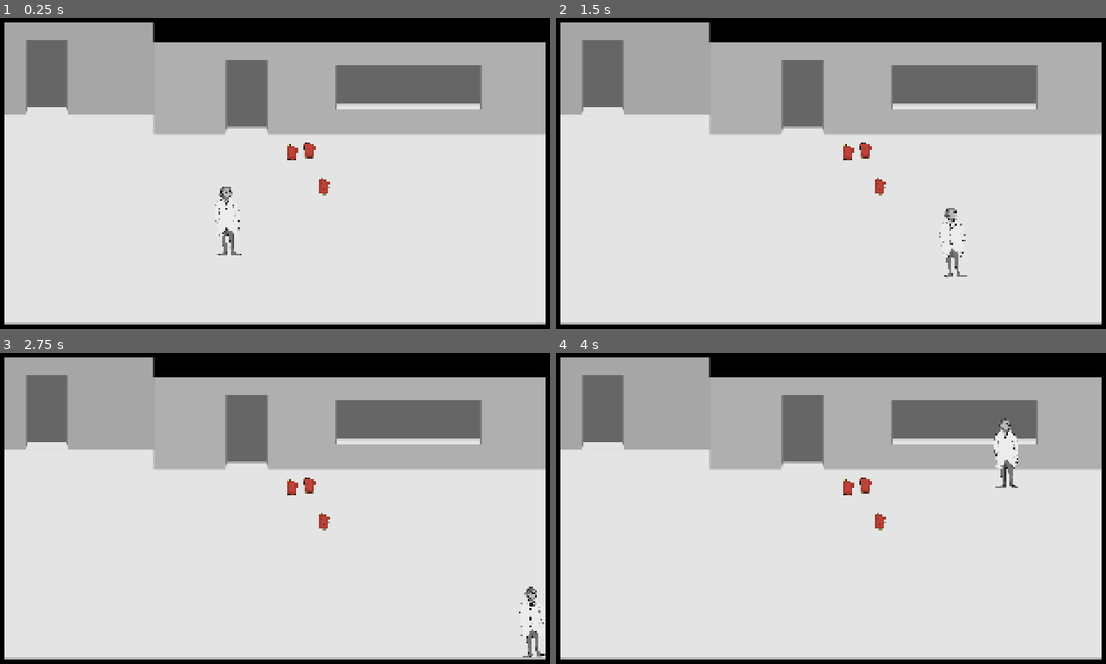
Above: before the commit, frames 1-4 (two rows, left to right).
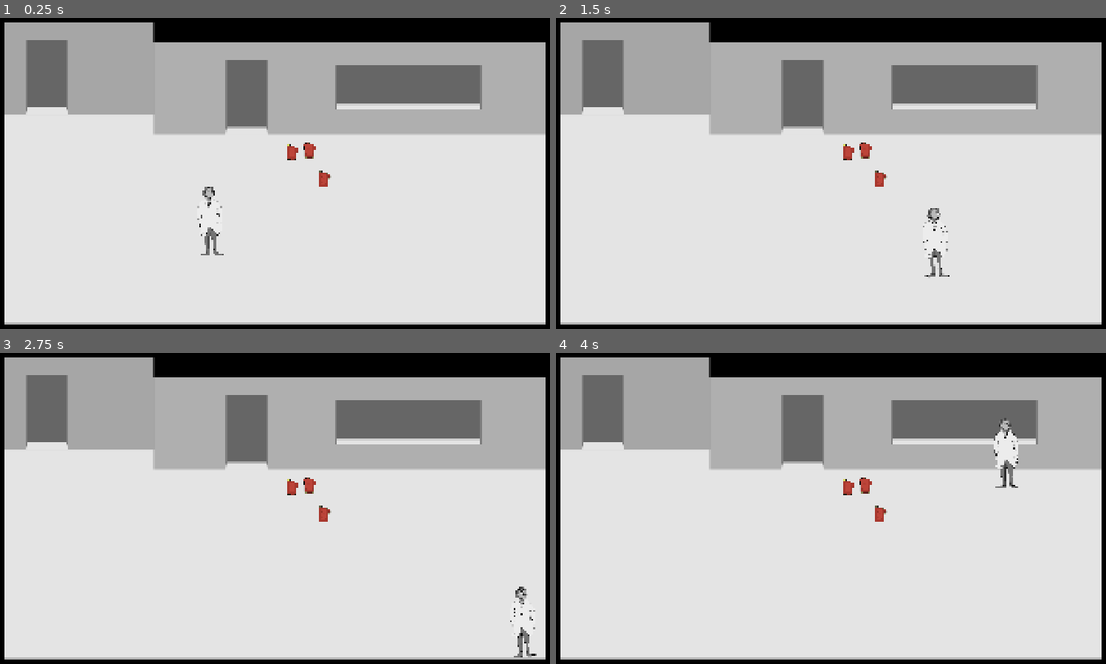
Above: after the commit, the same moments.

Repository: Kurdayy/The-Cure
Game: Godot game, scene res://Scenes/main_scene.tscn
Two runs of this game, one before a commit and one after it. Both use one fixed random seed, a clock stepped at 60 frames per second and the inputs below.
Inputs (mouse positions are in pixels of both pictures, inside the frame that each line leads up to):
- Up to frame 1 (0.25 s): no input
- Up to frame 2 (1.5 s): tap Enter at 0.5 s; move the mouse to (963, 157) at 0.52 s; hold D (move_right) 0.53-1.28 s; click (963, 157) at 0.6 s; move the mouse to (710, 192) at 1.27 s; hold S (move_down) from 1.28 s (still down); click (710, 192) at 1.35 s
- Up to frame 3 (2.75 s): tap Space at 2 s; move the mouse to (335, 436) at 2.02 s; release S (move_down) at 2.03 s; hold D (move_right) from 2.03 s (still down); click (335, 436) at 2.1 s
- Up to frame 4 (4 s): move the mouse to (803, 576) at 2.77 s; release D (move_right) at 2.78 s; hold W (move_up) 2.78-3.53 s; click (803, 576) at 2.85 s; move the mouse to (1007, 561) at 3.52 s; hold A (move_left) from 3.53 s (still down); click (1007, 561) at 3.6 s

The runs differ from the first frame. In frame 1, 0.6% of the frame differs, in the area x 35-61%, y 49-77%; in frame 2, 0.6%; in frame 3, 0.6%; in frame 4, 0.1%.

Commit message:
elevators + their transitions added
be good to add sound and stuff for animations

Diff:
--- a/Scenes/Items/obj_example.tscn
+++ b/Scenes/Items/obj_example.tscn
@@ -4,15 +4,17 @@
 [ext_resource type="Script" uid="uid://dph1f8fanmquc" path="res://Scripts/object_interactable.gd" id="2_4wd6q"]
 
 [sub_resource type="RectangleShape2D" id="RectangleShape2D_6wnjr"]
-size = Vector2(113.778, 128)
+size = Vector2(85.3333, 89.6)
 
 [node name="obj_example" type="Sprite2D"]
+position = Vector2(0, 24)
 scale = Vector2(0.5625, 0.625)
 texture = ExtResource("1_xgon7")
+offset = Vector2(0, -38.4)
 script = ExtResource("2_4wd6q")
 
 [node name="obj_col" type="Area2D" parent="."]
 
 [node name="CollisionShape2D" type="CollisionShape2D" parent="obj_col"]
-position = Vector2(0, -6.10352e-05)
+position = Vector2(0, -32)
 shape = SubResource("RectangleShape2D_6wnjr")
--- /dev/null
+++ b/Scenes/Prefabs/elevator_transition.tscn
@@ -0,0 +1,9 @@
+[gd_scene load_steps=2 format=3 uid="uid://c8k7bs1h24rt5"]
+
+[ext_resource type="Script" uid="uid://d1blb7hth4jxb" path="res://Scripts/elevator_transition.gd" id="1_vyop7"]
+
+[node name="elevator_transition" type="ColorRect"]
+offset_right = 1920.0
+offset_bottom = 1080.0
+color = Color(0, 0, 0, 1)
+script = ExtResource("1_vyop7")
--- /dev/null
+++ b/Scenes/Prefabs/obj_elevator.tscn
@@ -0,0 +1,29 @@
+[gd_scene load_steps=4 format=3 uid="uid://co0qn64mooqb6"]
+
+[ext_resource type="Texture2D" uid="uid://bqf32lunaavvk" path="res://Sprites/fuel.png" id="1_8x5lg"]
+[ext_resource type="Script" uid="uid://ctkckvjbca3vs" path="res://Scenes/Rooms/room_c/obj_elevator.gd" id="2_5pf5p"]
+
+[sub_resource type="RectangleShape2D" id="RectangleShape2D_6wnjr"]
+size = Vector2(80, 34.4615)
+
+[node name="obj_elevator_up" type="Sprite2D"]
+position = Vector2(-1, 93)
+scale = Vector2(1.75, 2.4375)
+texture = ExtResource("1_8x5lg")
+offset = Vector2(0.571429, -38.1538)
+script = ExtResource("2_5pf5p")
+
+[node name="obj_col" type="Area2D" parent="."]
+
+[node name="CollisionShape2D" type="CollisionShape2D" parent="obj_col"]
+position = Vector2(0, -16.4103)
+shape = SubResource("RectangleShape2D_6wnjr")
+
+[node name="RichTextLabel" type="RichTextLabel" parent="."]
+offset_left = -37.0
+offset_top = -49.0
+offset_right = 46.0
+offset_bottom = -9.0
+text = "ELEVATOR"
+fit_content = true
+scroll_active = false
--- /dev/null
+++ b/Scenes/Rooms/room_c/obj_elevator.gd
@@ -0,0 +1,30 @@
+extends Object_Interactable
+
+@export var room_to: String = ""
+@export var transition_id: int = 0
+@export var transition_offset: Vector2 = Vector2(0, 0)
+@onready var transition_mask = preload("res://Scenes/Prefabs/transition.tscn")
+@onready var room_from: Room:
+	get:
+		var parent = self.get_parent()
+		while parent is not Room:
+			parent = parent.get_parent()
+		return parent
+
+
+func on_interact(player: CharacterBody2D):
+	var diff: Vector2 = Global.player.global_position - global_position
+	if diff.length() > max_interact_dist:
+		return
+
+	if Global.GlobalFlags[Global.Flag.KeycardObtained]:
+		Global.gui_control.elevator_transition(transition_load, transition_finish)
+		Global.player.input_enabled = false
+
+
+func transition_load():
+	Global.room_manager.room_transition(room_from, room_to, transition_id, transition_offset)
+
+func transition_finish():
+	Global.player.input_enabled = true
+	Global.player.remove_interactable(self)
--- /dev/null
+++ b/Scenes/gui_controller.gd
@@ -0,0 +1,17 @@
+extends Control
+class_name GUI_Controller
+
+var callback: Callable
+var transition_time: float = 2
+var time_elapsed: float = 0
+var fade_in: bool = true
+var transition_object
+@onready var transition_prefab = preload("res://Scenes/Prefabs/elevator_transition.tscn")
+
+
+func elevator_transition(transition_callback: Callable, finish_callback: Callable,):
+	print("elevator transition called")
+	transition_object = transition_prefab.instantiate()
+	transition_object.finish_callback = finish_callback
+	transition_object.transition_callback = transition_callback
+	add_child(transition_object)
--- a/Scenes/main_scene.tscn
+++ b/Scenes/main_scene.tscn
@@ -16,6 +16,7 @@
 [ext_resource type="Script" uid="uid://c1rbfreb0e7e7" path="res://Scripts/main_camera.gd" id="13_ioaeq"]
 [ext_resource type="PackedScene" uid="uid://bpqtn6drelxa" path="res://Scenes/Rooms/room_d/room_d_corner.tscn" id="13_psl12"]
 [ext_resource type="PackedScene" uid="uid://c2x2hss4usgk0" path="res://Scenes/Rooms/room_d/room_d_boiler.tscn" id="14_2ebs2"]
+[ext_resource type="Script" uid="uid://oskfgolfvi7b" path="res://Scenes/gui_controller.gd" id="17_psl12"]
 
 [node name="MainScene" type="Node2D"]
 
@@ -24,48 +25,68 @@
 current_room = NodePath("room_c_lab0")
 
 [node name="room_b_hall0" parent="RoomManager" instance=ExtResource("6_maf8m")]
-position = Vector2(-1920, -1592)
-camera_locked = true
-room_height = 1080
+position = Vector2(3968, 0)
 
 [node name="room_b_hall1" parent="RoomManager" instance=ExtResource("7_huasi")]
-position = Vector2(0, -1080)
+position = Vector2(5952, 0)
 
 [node name="room_b_mng" parent="RoomManager" instance=ExtResource("8_m1efj")]
-position = Vector2(-3840, -1080)
+position = Vector2(1984, 0)
 
 [node name="room_b_arm" parent="RoomManager" instance=ExtResource("6_huasi")]
-position = Vector2(-1920, -512)
+z_index = 1152
+position = Vector2(3968, 1152)
 
 [node name="room_c_hall1" parent="RoomManager" instance=ExtResource("7_m1efj")]
-position = Vector2(0, 1080)
+z_index = 2304
+position = Vector2(7936, 2304)
 
 [node name="room_c_hall0" parent="RoomManager" instance=ExtResource("8_mai8y")]
-position = Vector2(-1920, 568)
+z_index = 2304
+position = Vector2(5952, 2304)
 
 [node name="room_c_closet" parent="RoomManager" instance=ExtResource("8_76v2p")]
+z_index = 1152
+position = Vector2(7936, 1152)
 
 [node name="room_c_lab0" parent="RoomManager" instance=ExtResource("9_drdnd")]
-position = Vector2(-1920, 1648)
+z_index = 2304
+position = Vector2(3968, 2304)
 
 [node name="room_c_lab1" parent="RoomManager" instance=ExtResource("10_ioaeq")]
-position = Vector2(-3840, 1072)
+z_index = 2304
+position = Vector2(1984, 2304)
 
 [node name="room_d_death" parent="RoomManager" instance=ExtResource("11_drdnd")]
-position = Vector2(-5760, 1080)
+z_index = 2160
+position = Vector2(0, 2160)
 
 [node name="room_d_hall0" parent="RoomManager" instance=ExtResource("12_gnsmo")]
-position = Vector2(-1920, 2728)
+z_index = 3456
+position = Vector2(1984, 3456)
 
 [node name="room_d_corner" parent="RoomManager" instance=ExtResource("13_psl12")]
-position = Vector2(-3840, 2152)
+z_index = 3456
+position = Vector2(0, 3456)
 
 [node name="room_d_boiler" parent="RoomManager" instance=ExtResource("14_2ebs2")]
-position = Vector2(0, 2160)
+z_index = 3456
+position = Vector2(3968, 3456)
 
 [node name="player_character" parent="." instance=ExtResource("2_jv6wh")]
-position = Vector2(-1112, 2440)
+position = Vector2(4720, 3096)
 
 [node name="MainCamera" type="Camera2D" parent="."]
 anchor_mode = 0
 script = ExtResource("13_ioaeq")
+
+[node name="GUI" type="CanvasLayer" parent="."]
+process_mode = 3
+layer = 2
+
+[node name="GUIController" type="Control" parent="GUI"]
+layout_mode = 3
+anchors_preset = 0
+offset_right = 1920.0
+offset_bottom = 1080.0
+script = ExtResource("17_psl12")
--- a/Scenes/rooms/room_b/room_b_hall0.tscn
+++ b/Scenes/rooms/room_b/room_b_hall0.tscn
@@ -1,8 +1,9 @@
-[gd_scene load_steps=6 format=3 uid="uid://hdfv4uqe4353"]
+[gd_scene load_steps=7 format=3 uid="uid://hdfv4uqe4353"]
 
 [ext_resource type="Script" uid="uid://c1mx7iv3y3lcp" path="res://Scripts/room.gd" id="1_qyikc"]
 [ext_resource type="Texture2D" uid="uid://bs8umcl1h2337" path="res://Backgrounds/bg_b_hall0.png" id="2_p15v1"]
 [ext_resource type="PackedScene" uid="uid://nog261mv5dii" path="res://Scenes/Prefabs/transition.tscn" id="3_6iyp8"]
+[ext_resource type="PackedScene" uid="uid://co0qn64mooqb6" path="res://Scenes/Prefabs/obj_elevator.tscn" id="4_nu55q"]
 
 [sub_resource type="NavigationPolygon" id="NavigationPolygon_oq0nc"]
 vertices = PackedVector2Array(1130, 877.922, 98, 885.922, 98, 806, 670, 626, 1450, 626, 1450, 602, 1526, 602, 1526, 626, 1910, 626, 1910, 878, 1198, 878, 1198, 910, 1130, 910, 10, 806, 10, 698, 98, 698, 602, 626, 98, 626, 670, 602, 602, 602)
@@ -13,8 +14,6 @@
 
 [node name="room_b_hall0" type="Node2D"]
 script = ExtResource("1_qyikc")
-camera_locked = null
-room_height = null
 metadata/_custom_type_script = "uid://c1mx7iv3y3lcp"
 
 [node name="background" type="Sprite2D" parent="."]
@@ -33,6 +32,7 @@
 position = Vector2(1490, 600)
 room_to = "room_c_hall0"
 point_to_id = 2
+locked = true
 
 [node name="t2" parent="transitions" instance=ExtResource("3_6iyp8")]
 position = Vector2(16, 752)
@@ -64,6 +64,13 @@
 [node name="CollisionPolygon2D2" type="CollisionPolygon2D" parent="room_collision"]
 polygon = PackedVector2Array(0, 680, 48, 680, 48, 608, 568, 608, 568, 576, 704, 576, 704, 608, 1424, 608, 1424, 576, 1560, 576, 1560, 608, 1920, 608, 1920, 0, 0, 0)
 
+[node name="interactables" type="Node2D" parent="."]
+
+[node name="obj_elevator_up" parent="interactables" instance=ExtResource("4_nu55q")]
+position = Vector2(1488, 584)
+room_to = "room_c_hall0"
+transition_id = 2
+
 [editable path="transitions/t0"]
 [editable path="transitions/t2"]
 [editable path="transitions/t3"]
--- a/Scenes/rooms/room_c/room_c_hall0.tscn
+++ b/Scenes/rooms/room_c/room_c_hall0.tscn
@@ -1,8 +1,9 @@
-[gd_scene load_steps=5 format=3 uid="uid://bj6cmk8i1h2lw"]
+[gd_scene load_steps=6 format=3 uid="uid://bj6cmk8i1h2lw"]
 
 [ext_resource type="Script" uid="uid://c1mx7iv3y3lcp" path="res://Scripts/room.gd" id="1_s0w54"]
 [ext_resource type="Texture2D" uid="uid://dlrq6urofnf7" path="res://Backgrounds/bg_c_hall0.png" id="2_s0w54"]
 [ext_resource type="PackedScene" uid="uid://nog261mv5dii" path="res://Scenes/Prefabs/transition.tscn" id="3_vh7lv"]
+[ext_resource type="PackedScene" uid="uid://co0qn64mooqb6" path="res://Scenes/Prefabs/obj_elevator.tscn" id="4_vpal8"]
 
 [sub_resource type="PhysicsMaterial" id="PhysicsMaterial_p15v1"]
 
@@ -30,14 +31,16 @@
 room_to = "room_c_lab0"
 
 [node name="t2" parent="transitions" instance=ExtResource("3_vh7lv")]
-position = Vector2(1492, 688)
+position = Vector2(1490, 704)
 room_to = "room_b_hall0"
 point_to_id = 1
+locked = true
 
 [node name="t3" parent="transitions" instance=ExtResource("3_vh7lv")]
-position = Vector2(1272, 688)
+position = Vector2(1272, 706)
 room_to = "room_d_hall0"
 point_to_id = 1
+locked = true
 
 [node name="room_collision" type="StaticBody2D" parent="."]
 physics_material_override = SubResource("PhysicsMaterial_p15v1")
@@ -45,4 +48,15 @@
 [node name="CollisionPolygon2D" type="CollisionPolygon2D" parent="room_collision"]
 polygon = PackedVector2Array(216, 1000, 448, 1000, 448, 1032, 592, 1032, 592, 1000, 1920, 1000, 1920, 1080, 0, 1080, 0, …(201 unchanged characters)…
 
+[node name="obj_elevator_up" parent="." instance=ExtResource("4_vpal8")]
+position = Vector2(1490, 688)
+scale = Vector2(1.75, 2.4375)
+room_to = "room_b_hall0"
+transition_id = 1
+
+[node name="obj_elevator_up2" parent="." instance=ExtResource("4_vpal8")]
+position = Vector2(1271, 687)
+room_to = "room_d_hall0"
+transition_id = 1
+
 [editable path="transitions/t0"]
--- a/Scenes/rooms/room_c/room_c_lab0.tscn
+++ b/Scenes/rooms/room_c/room_c_lab0.tscn
@@ -6,12 +6,12 @@
 [ext_resource type="Shader" uid="uid://cu3xo10udf3ar" path="res://Scripts/shaders/outline.gdshader" id="4_oihfl"]
 [ext_resource type="Texture2D" uid="uid://bqf32lunaavvk" path="res://Sprites/fuel.png" id="4_r6uqu"]
 [ext_resource type="Script" uid="uid://c7hifkcvol4i7" path="res://Scenes/Rooms/room_c/obj_fuel.gd" id="5_oihfl"]
-[ext_resource type="Script" uid="uid://dph1f8fanmquc" path="res://Scripts/object_interactable.gd" id="7_6wnjr"]
+[ext_resource type="PackedScene" uid="uid://ty520arcjisd" path="res://Scenes/Items/obj_example.tscn" id="7_6wnjr"]
 
 [sub_resource type="PhysicsMaterial" id="PhysicsMaterial_p15v1"]
 
 [sub_resource type="RectangleShape2D" id="RectangleShape2D_6wnjr"]
-size = Vector2(113.778, 128)
+size = Vector2(113.778, 102.4)
 
 [sub_resource type="ShaderMaterial" id="ShaderMaterial_oihfl"]
 resource_local_to_scene = true
@@ -45,23 +45,25 @@
 polygon = PackedVector2Array(80, 1016, 1840, 1016, 1920, 1080, 0, 1080, 0, 0, 1920, 0, 1920, 1080, 1840, 1016, 1840, 408, 936, 408, 936, 376, 800, 376, 800, 408, 568, 408, 568, 344, 288, 344, 288, 312, 152, 312, 152, 344, 80, 344)
 
 [node name="obj_fuel" type="Sprite2D" parent="."]
-position = Vector2(1072, 456)
+position = Vector2(1072, 480)
 scale = Vector2(0.5625, 0.625)
 texture = ExtResource("4_r6uqu")
+offset = Vector2(0, -38.4)
 script = ExtResource("5_oihfl")
 flag_to_set = 1
 
 [node name="obj_col" type="Area2D" parent="obj_fuel"]
 
 [node name="CollisionShape2D" type="CollisionShape2D" parent="obj_fuel/obj_col"]
-position = Vector2(0, -6.10352e-05)
+position = Vector2(0, -25.5999)
 shape = SubResource("RectangleShape2D_6wnjr")
 
 [node name="obj_fuel2" type="Sprite2D" parent="."]
 material = SubResource("ShaderMaterial_oihfl")
-position = Vector2(1016, 464)
+position = Vector2(1016, 488)
 scale = Vector2(0.533202, 0.570313)
 texture = ExtResource("4_r6uqu")
+offset = Vector2(0, -42.0822)
 script = ExtResource("5_oihfl")
 flag_to_set = 1
 
@@ -71,14 +73,5 @@
 position = Vector2(0, -6.10352e-05)
 shape = SubResource("RectangleShape2D_6wnjr")
 
-[node name="obj_example" type="Sprite2D" parent="."]
+[node name="obj_example" parent="." instance=ExtResource("7_6wnjr")]
 position = Vector2(1120, 576)
-scale = Vector2(0.5625, 0.625)
-texture = ExtResource("4_r6uqu")
-script = ExtResource("7_6wnjr")
-
-[node name="obj_col" type="Area2D" parent="obj_example"]
-
-[node name="CollisionShape2D" type="CollisionShape2D" parent="obj_example/obj_col"]
-position = Vector2(0, -6.10352e-05)
-shape = SubResource("RectangleShape2D_6wnjr")
--- a/Scenes/rooms/room_d/room_d_hall0.tscn
+++ b/Scenes/rooms/room_d/room_d_hall0.tscn
@@ -1,8 +1,9 @@
-[gd_scene load_steps=5 format=3 uid="uid://oihdd8cstyt2"]
+[gd_scene load_steps=6 format=3 uid="uid://oihdd8cstyt2"]
 
 [ext_resource type="Script" uid="uid://c1mx7iv3y3lcp" path="res://Scripts/room.gd" id="1_kunyl"]
 [ext_resource type="Texture2D" uid="uid://b164i522eb1hs" path="res://Backgrounds/bg_d_hall0.png" id="2_evm6s"]
 [ext_resource type="PackedScene" uid="uid://nog261mv5dii" path="res://Scenes/Prefabs/transition.tscn" id="3_phduy"]
+[ext_resource type="PackedScene" uid="uid://co0qn64mooqb6" path="res://Scenes/Prefabs/obj_elevator.tscn" id="4_vf6yx"]
 
 [sub_resource type="PhysicsMaterial" id="PhysicsMaterial_p15v1"]
 
@@ -26,9 +27,10 @@
 polygon = PackedVector2Array(80, -128, 112, -128, 112, 160, 80, 160)
 
 [node name="t1" parent="transitions" instance=ExtResource("3_phduy")]
-position = Vector2(1312, 528)
+position = Vector2(1312, 544)
 room_to = "room_c_hall0"
 point_to_id = 3
+locked = true
 
 [node name="t2" parent="transitions" instance=ExtResource("3_phduy")]
 position = Vector2(16, 704)
@@ -48,5 +50,12 @@
 [node name="CollisionPolygon2D2" type="CollisionPolygon2D" parent="room_collision"]
 polygon = PackedVector2Array(0, 1080, 1920, 1080, 1920, 832, 0, 832)
 
+[node name="interactables" type="Node2D" parent="."]
+
+[node name="obj_elevator_up" parent="interactables" instance=ExtResource("4_vf6yx")]
+position = Vector2(1311, 527)
+room_to = "room_c_hall0"
+transition_id = 3
+
 [editable path="transitions/t0"]
 [editable path="transitions/t2"]
--- a/Scripts/GM.gd
+++ b/Scripts/GM.gd
@@ -5,6 +5,7 @@
 @onready var player: CharacterBody2D = get_tree().current_scene.get_node("player_character")
 @onready var camera: Camera2D = get_tree().current_scene.get_node("MainCamera")
 @onready var room_manager: Node2D = get_tree().current_scene.get_node("RoomManager")
+@onready var gui_control: Control = get_tree().current_scene.get_node("GUI").get_child(0)
 
 var GlobalFlags: Array[bool]
 @onready var TotalFlags: int = Flag.size()
--- /dev/null
+++ b/Scripts/elevator_transition.gd
@@ -0,0 +1,33 @@
+extends ColorRect
+
+var finish_callback: Callable
+var transition_callback: Callable
+var transition_time: float = 0.75
+var transition_time_black: float = 0.5
+var time_elapsed: float = 0
+var fade_stage: int = 0
+
+
+func _process(delta: float) -> void:
+	time_elapsed += delta
+	match fade_stage:
+		0:
+			if time_elapsed < transition_time:
+				self.color.a = time_elapsed / transition_time
+			else:
+				self.color.a = 1
+				time_elapsed = 0
+				transition_callback.call()
+				fade_stage = 1
+
+		1: #blackscween
+			if time_elapsed >= transition_time_black:
+				time_elapsed = 0
+				fade_stage = 2
+				finish_callback.call() #return control to player and remove triggerer from interactables
+
+		2:
+			if time_elapsed < transition_time:
+				self.color.a = 1 - time_elapsed / transition_time
+			else:
+				queue_free()
--- a/Scripts/object_interactable.gd
+++ b/Scripts/object_interactable.gd
@@ -19,7 +19,7 @@
 	material.set_shader_parameter("line_thickness", 0)
 	material.set_shader_parameter("line_color", Vector4(outline_color.r, outline_color.g, outline_color.b, outline_color.a))
 	material.resource_local_to_scene = true
-
+	z_index = position.y
 
 ##Default interaction is to delete and set the attached flag
 func on_interact(player: CharacterBody2D):
--- a/Scripts/player_character.gd
+++ b/Scripts/player_character.gd
@@ -6,43 +6,27 @@
 @export var movement_deccel: float = 600
 
 #global references
-@onready var nav_agent: NavigationAgent2D = $player_nav
-@onready var camera: Camera2D = get_tree().current_scene.get_node("MainCamera")
+#@onready var camera: Camera2D = get_tree().current_scene.get_node("MainCamera")
 
-var move_target: Vector2
-var nav_max_move_gap = 50;
+
 var move_accel: Vector2 = Vector2(0,0)
 var moveh_last: int
 var movev_last: int
 var input_map: Vector2 = Vector2(0, 0)
 var interactables_in_range: Array[Object_Interactable]
 var nearest_interactable: Object_Interactable
+var input_enabled = true
 
 func _ready() -> void:
-	nav_agent.path_desired_distance = 6.0
-	nav_agent.target_desired_distance = 6.0
 	interactables_in_range.clear()
-
-	#delayed setup
-	move_target = position
-	actor_setup.call_deferred()
 
 
 
+func _physics_process(delta: float) -> void:
 
-func actor_setup() -> void:
-	#wait for first physics frame for nav agent to fill
-	await get_tree().physics_frame
-	set_move_target(move_target)
-
-
-func set_move_target(pos: Vector2)  -> void:
-	move_target = pos
-	nav_agent.target_position = pos
-
-
-func _physics_process(delta: float) -> void:
 	input_check()
+	if !input_enabled:
+		return
 
 	#if input accelerate to our goals
 	if input_map != Vector2.ZERO:
@@ -53,22 +37,21 @@
 			velocity = velocity.normalized() * movement_speed
 
 	#no velocity, return function
-	if velocity == Vector2.ZERO:
-		return
+	if velocity != Vector2.ZERO:
+		if velocity.x > 0 && input_map.x <= 0:
+			velocity.x = clamp(velocity.x - (movement_deccel * delta), 0, movement_speed)
+		elif velocity.x < 0 && input_map.x >= 0:
+			velocity.x = clamp(velocity.x + (movement_deccel * delta), -movement_speed, 0)
 
-	if velocity.x > 0 && input_map.x <= 0:
-		velocity.x = clamp(velocity.x - (movement_deccel * delta), 0, movement_speed)
-	elif velocity.x < 0 && input_map.x >= 0:
-		velocity.x = clamp(velocity.x + (movement_deccel * delta), -movement_speed, 0)
+		if velocity.y > 0 && input_map.y <= 0:
+			velocity.y = clamp(velocity.y - (movement_deccel * delta), 0, movement_speed)
+		elif velocity.y < 0 && input_map.y >= 0:
+			velocity.y = clamp(velocity.y + (movement_deccel * delta), -movement_speed, 0)
 
-	if velocity.y > 0 && input_map.y <= 0:
-		velocity.y = clamp(velocity.y - (movement_deccel * delta), 0, movement_speed)
-	elif velocity.y < 0 && input_map.y >= 0:
-		velocity.y = clamp(velocity.y + (movement_deccel * delta), -movement_speed, 0)
-
-	#additionally check for updates to interactables after moving
-	move_and_slide()
-	update_nearest_interactable()
+		#additionally check for updates to interactables after moving
+		move_and_slide()
+		update_nearest_interactable()
+	z_index = global_position.y
 
 
 
@@ -91,10 +74,10 @@
 		var idx: int = 0
 		for i in range(0, n_interactables):
 			var dist: Vector2 = interactables_in_range[i].global_position - global_position
-			var len = dist.length()
-			if len < mindist:
+			var length = dist.length()
+			if length < mindist:
 				idx = i
-				mindist = len
+				mindist = length
 
 		if nearest_interactable == interactables_in_range[idx]:
 			return
@@ -127,21 +110,6 @@
 
 
 
-
-
-
-
-func nav_move() -> void:
-	#movement code
-	if nav_agent.is_navigation_finished():
-		return
-
-	var current_agent_pos: Vector2 = global_position
-	var next_path_pos: Vector2 = nav_agent.get_next_path_position()
-	velocity = current_agent_pos.direction_to(next_path_pos) * movement_speed
-
-
-
 func move_check_h(dir: String, oppdir: String, dirint: int) -> void:
 	if Input.is_action_just_pressed(dir):
 		input_map.x = dirint
@@ -164,16 +132,11 @@
 
 
 func input_check() -> void:
-	if Input.is_action_just_pressed("interact"):
+	if Input.is_action_just_pressed("interact") && input_enabled:
 		print("interact at ", get_viewport().get_mouse_position())
 		try_interact()
 
-	elif Input.is_action_pressed("move"):
-		print("move at ", get_viewport().get_mouse_position())
-		var worldpos = get_viewport().get_mouse_position() + camera.global_position
-		input_move(worldpos)
-
-	elif Input.is_action_just_pressed("inventory"):
+	elif Input.is_action_just_pressed("inventory") && input_enabled:
 		print("open inventory")
 		Global.list_flags()
 
@@ -182,14 +145,6 @@
 	move_check_h("move_right", "move_left", 1)
 	move_check_v("move_up", "move_down", -1)
 	move_check_v("move_down", "move_up", 1)
-
-
-
-func input_move(pos: Vector2) -> void:
-	var nav_map = get_world_2d().navigation_map
-	var point = NavigationServer2D.map_get_closest_point(nav_map, pos)
-
-	set_move_target(point)
 
 
 
--- a/Scripts/room.gd
+++ b/Scripts/room.gd
@@ -5,3 +5,7 @@
 @export var camera_locked: bool = true
 @export var room_height: int = 1080
 @onready var transitions: Array[Node] = $transitions.get_children(false)
+
+
+func _ready():
+	z_index = position.y
--- a/Scripts/room_manager.gd
+++ b/Scripts/room_manager.gd
@@ -71,4 +71,4 @@
 
 	transition.deactivate_transition() #so we dont collide when we first enter
 	player.global_position = transition.global_position + offset #mirror offset when we touch the zone
-	player.set_move_target(transition.global_position  + offset)
+	player.z_index = player.global_position.y
--- a/Scripts/room_transition.gd
+++ b/Scripts/room_transition.gd
@@ -41,7 +41,7 @@
 
 func _on_body_entered(body: Node2D) -> void:
 
-	if (active_transition && body == Global.player):
+	if (active_transition && body == Global.player && !locked):
 		print("transition ", parent.name, " - ", name, " entered by ", body.name)
 		var p_offset: Vector2 = global_position - body.global_position
 		#based on direction add tweak dist and flip offset of the corresponding value
Not shown, added: Scenes/Rooms/room_c/obj_elevator.gd.uid
Not shown, added: Scenes/gui_controller.gd.uid
Not shown: 1 places in Scenes/main_scene.tscn that only renumber resources
Not shown, added: Scripts/elevator_transition.gd.uid
